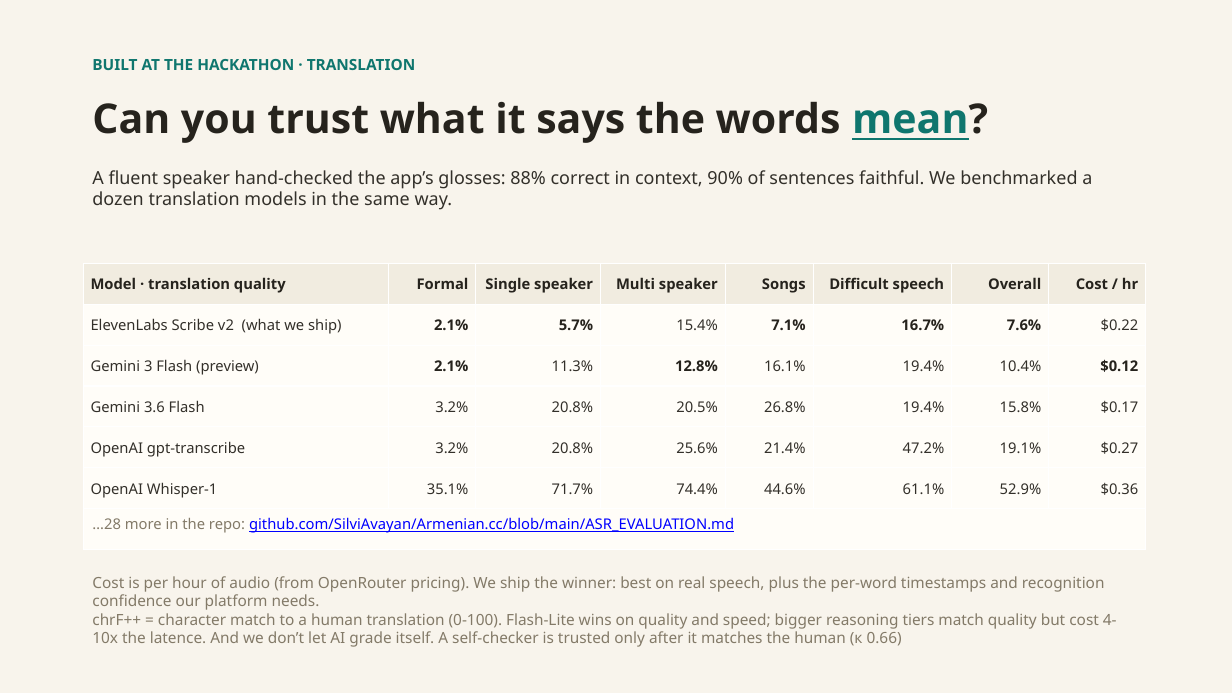
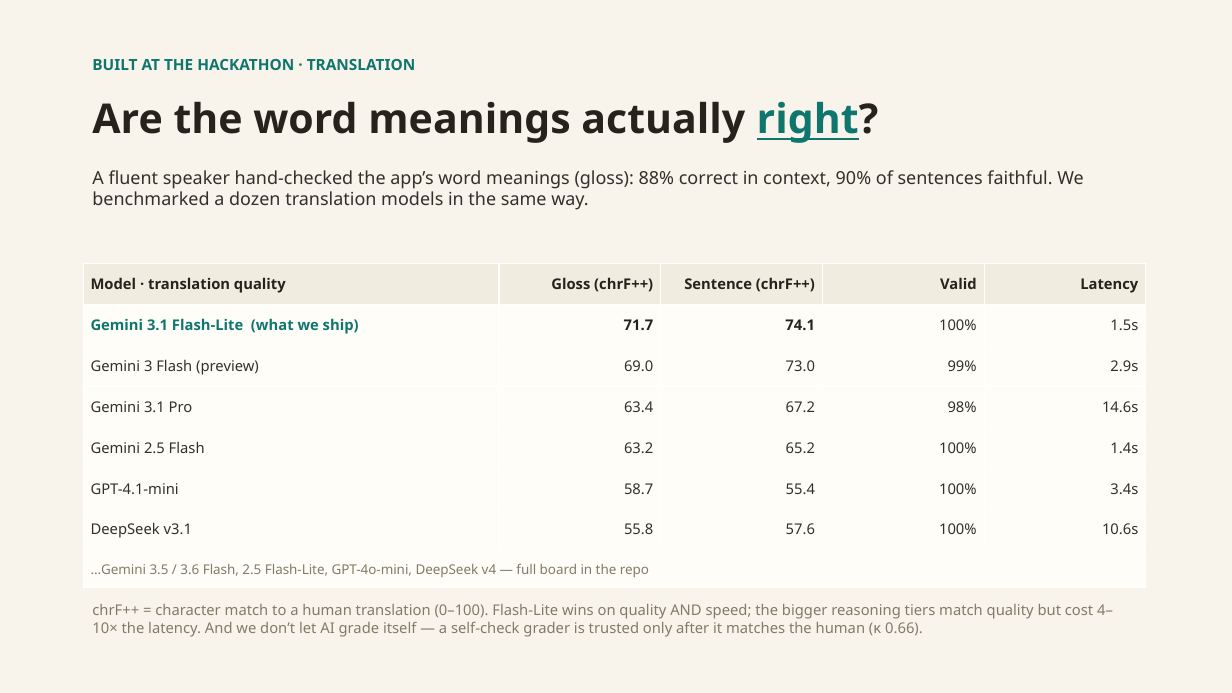
Before and after one commit to SilviAvayan/Armenian.cc, a slide deck: slide 6 of presentation/armenian-cc-pitch.pptx. Drawn at 1232x693 pixels with LibreOffice and Linux fonts; fonts in the diff are those of the drawing. Boxes give left, top, right and bottom in pixels: in the first picture for what was removed or moved away, otherwise in the second. Text is boxed around its words. In the diff, an @@ line names an element or a change of style, - is before the commit and + after.

```diff
--- a/presentation/armenian-cc-pitch.pptx
+++ b/presentation/armenian-cc-pitch.pptx
@@ text at box(92, 101, 879, 143): text changed @@
-Can you trust what it says the words mean?
+Are the word meanings actually right?
@@ text at box(92, 170, 1084, 210): text changed @@
-A fluent speaker hand-checked the app’s glosses: 88% correct in context, 90% of sentences faithful. We benchmarked a dozen translation models in the same way.
+A fluent speaker hand-checked the app’s word meanings (gloss): 88% correct in context, 90% of sentences faithful. We benchmarked a dozen translation models in the same way.
@@ table at box(83, 263, 1146, 581) @@
-Model · translation quality | Formal | Single speaker | Multi speaker | Songs | Difficult speech | Overall | Cost / hr
-ElevenLabs Scribe v2 (what we ship) | 2.1% | 5.7% | 15.4% | 7.1% | 16.7% | 7.6% | $0.22
-Gemini 3 Flash (preview) | 2.1% | 11.3% | 12.8% | 16.1% | 19.4% | 10.4% | $0.12
-Gemini 3.6 Flash | 3.2% | 20.8% | 20.5% | 26.8% | 19.4% | 15.8% | $0.17
-OpenAI gpt-transcribe | 3.2% | 20.8% | 25.6% | 21.4% | 47.2% | 19.1% | $0.27
-OpenAI Whisper-1 | 35.1% | 71.7% | 74.4% | 44.6% | 61.1% | 52.9% | $0.36
-…28 more in the repo: github.com/SilviAvayan/Armenian.cc/blob/main/ASR_EVALUATION.md |  |  |  |  |  |  | 
+Model · translation quality | Gloss (chrF++) | Sentence (chrF++) | Valid | Latency
+Gemini 3.1 Flash-Lite (what we ship) | 71.7 | 74.1 | 100% | 1.5s
+Gemini 3 Flash (preview) | 69.0 | 73.0 | 99% | 2.9s
+Gemini 3.1 Pro | 63.4 | 67.2 | 98% | 14.6s
+Gemini 2.5 Flash | 63.2 | 65.2 | 100% | 1.4s
+GPT-4.1-mini | 58.7 | 55.4 | 100% | 3.4s
+DeepSeek v3.1 | 55.8 | 57.6 | 100% | 10.6s
+…Gemini 3.5 / 3.6 Flash, 2.5 Flash-Lite, GPT-4o-mini, DeepSeek v4 — full board in the repo |  |  |  | 
@@ text at box(92, 604, 1113, 637): text changed; size 12 to 11.5 pt @@
-Cost is per hour of audio (from OpenRouter pricing). We ship the winner: best on real speech, plus the per-word timestamps and recognition confidence our platform needs.
-chrF++ = character match to a human translation (0-100). Flash-Lite wins on quality and speed; bigger reasoning tiers match quality but cost 4-10x the latence. And we don’t let AI grade itself. A self-checker is trusted only after it matches the human (к 0.66)
+chrF++ = character match to a human translation (0–100). Flash-Lite wins on quality AND speed; the bigger reasoning tiers match quality but cost 4–10× the latency. And we don’t let AI grade itself — a self-check grader is trusted only after it matches the human (κ 0.66).
```
Also in this commit, not shown: 1 other slide changed, 1 slide removed, 1 other file.
